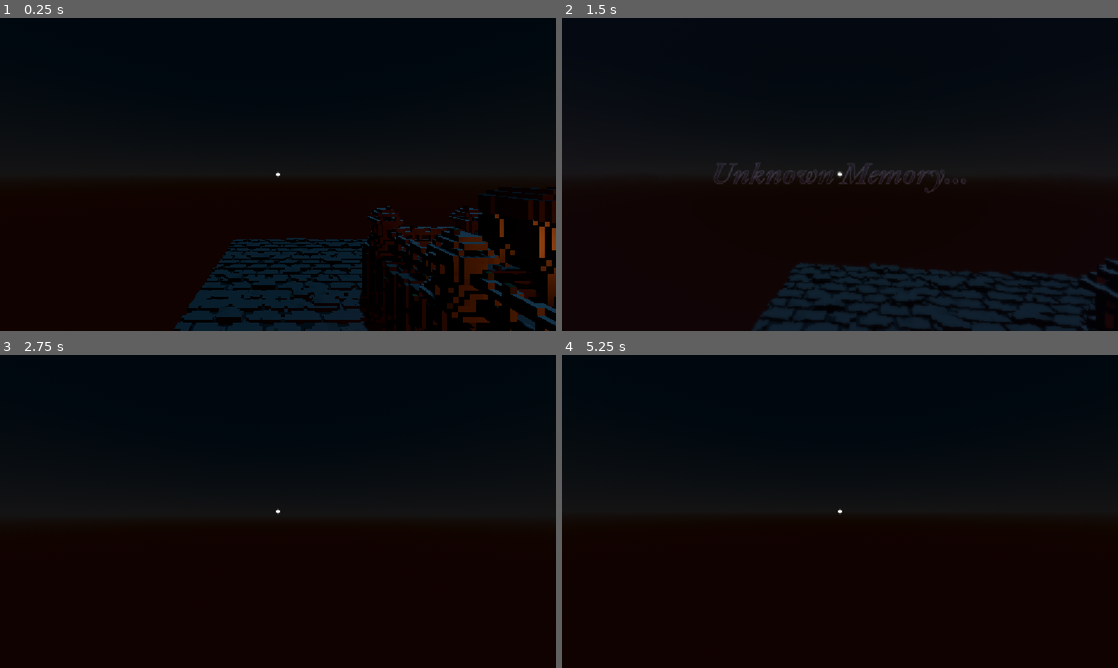
Above: before the commit, frames 1-4 (two rows, left to right).
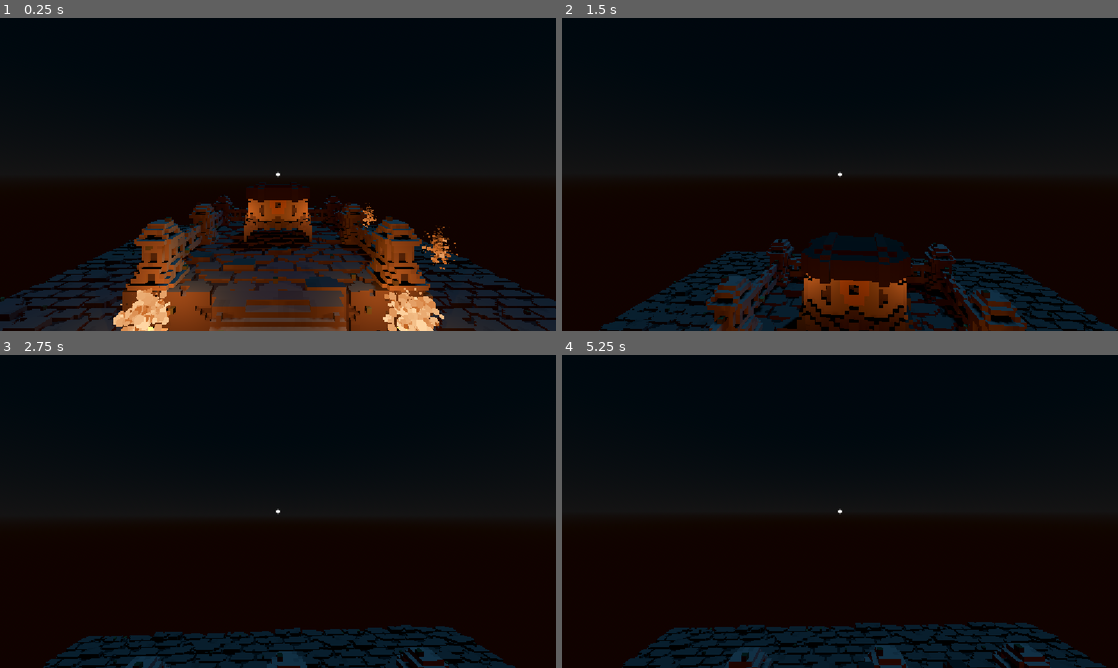
Above: after the commit, the same moments.

Repository: Josephblt/the-loop
Game: Godot game, scene res://game/rooms/memory_room.tscn
Two runs of this game, one before a commit and one after it. Both use one fixed random seed, a clock stepped at 60 frames per second and the inputs below. This scene is started directly instead of the project's main scene.
Inputs (mouse positions are in pixels of both pictures, inside the frame that each line leads up to):
- Up to frame 1 (0.25 s): no input
- Up to frame 2 (1.5 s): move the mouse to (867, 174) at 0.52 s; hold Shift (Walk) 0.53-1.28 s; hold W (Forward) from 0.53 s (still down); click (867, 174) at 0.6 s; tap Space (Jump) at 0.77 s; move the mouse to (812, 174) at 1.27 s; tap Shift (Walk) at 1.35 s
- Up to frame 3 (2.75 s): keep holding W (Forward); tap Space (Jump) at 1.52 s; click (250, 511) at 1.55 s; move the mouse to (289, 505) at 2.02 s; hold Shift (Walk) from 2.03 s (still down); click (289, 505) at 2.1 s
- Up to frame 4 (5.25 s): keep holding W (Forward); tap Enter at 2.75 s; move the mouse to (834, 517) at 2.77 s; release Shift (Walk) at 2.78 s; tap Shift (Walk) at 2.85, 4.35 s; tap Space (Jump) at 3.02, 3.77, 4.52 s; click (834, 517) at 3.05 s; move the mouse to (878, 514) at 3.52 s; hold Shift (Walk) 3.53-4.28 s; click (878, 514) at 3.6 s; move the mouse to (795, 508) at 4.27 s; click (795, 508) at 4.55 s; move the mouse to (845, 511) at 5.02 s; hold Shift (Walk) from 5.03 s (still down); click (845, 511) at 5.1 s

The runs differ from the first frame. In frame 1, 25% of the frame differs, in the area x 0-100%, y 52-100%; in frame 2, 13%; in frame 3, 5.9%; in frame 4, 6.8%.

Commit message:
Enhance player controls and interaction system; update fire and memory reveal properties

Diff:
--- a/src/game/level/props/fire.tscn
+++ b/src/game/level/props/fire.tscn
@@ -56,16 +56,19 @@
 [node name="Light" type="OmniLight3D" parent="." unique_id=1664883696]
 layers = 1023
 light_color = Color(0.7882353, 0.40392157, 0.14117648, 1)
-light_energy = 2.0
+light_energy = 2.0912075
 light_specular = 5.0
 light_cull_mask = 4294967291
 shadow_enabled = true
 shadow_opacity = 0.35
 shadow_blur = 5.0
 shadow_caster_mask = 4294967291
-omni_range = 15.0
+omni_range = 15.136811
 omni_attenuation = 2.0
 script = ExtResource("3_fire_light")
+energy_variation = 0.5
+range_variation = 0.1
+flicker_speed = 5.0
 
 [node name="AudioStreamPlayer3D" type="AudioStreamPlayer3D" parent="." unique_id=502506527]
 stream = ExtResource("2_83v8r")
--- a/src/game/rooms/memory_room.tscn
+++ b/src/game/rooms/memory_room.tscn
@@ -30,6 +30,7 @@
 
 [node name="MemoryRoom" type="Node3D" unique_id=752731590]
 script = ExtResource("1_sc13g")
+editor_player = ExtResource("13_n4fvx")
 
 [node name="WorldEnvironment" type="WorldEnvironment" parent="." unique_id=1308557487]
 environment = SubResource("Environment_6h58r")
@@ -115,7 +116,6 @@
 [node name="MemoryReveal" parent="." unique_id=1492686143 instance=ExtResource("14_memory_reveal")]
 unique_name_in_owner = true
 
-[node name="Player" parent="." unique_id=282310942 instance=ExtResource("13_n4fvx")]
-transform = Transform3D(1, 0, 0, 0, 1, 0, 0, 0, 1, -6.1, 0, 3.8)
-
 [connection signal="interaction_triggered" from="Memory/Chest" to="." method="_on_chest_interaction_triggered"]
+[connection signal="dismissed" from="MemoryReveal" to="." method="_on_memory_reveal_dismissed"]
+[connection signal="revealed" from="MemoryReveal" to="." method="_on_memory_reveal_revealed"]
--- a/src/game/ui/memory_reveal.tscn
+++ b/src/game/ui/memory_reveal.tscn
@@ -31,6 +31,18 @@
 "update": 0,
 "values": [0.0]
 }
+tracks/2/type = "value"
+tracks/2/imported = false
+tracks/2/enabled = true
+tracks/2/path = NodePath(".:visible")
+tracks/2/interp = 1
+tracks/2/loop_wrap = true
+tracks/2/keys = {
+"times": PackedFloat32Array(0),
+"transitions": PackedFloat32Array(1),
+"update": 1,
+"values": [false]
+}
 
 [sub_resource type="Animation" id="Animation_hide"]
 resource_name = "hide"
@@ -57,6 +69,18 @@
 "transitions": PackedFloat32Array(1, 1),
 "update": 0,
 "values": [1.0, 0.0]
+}
+tracks/2/type = "value"
+tracks/2/imported = false
+tracks/2/enabled = true
+tracks/2/path = NodePath(".:visible")
+tracks/2/interp = 1
+tracks/2/loop_wrap = true
+tracks/2/keys = {
+"times": PackedFloat32Array(1),
+"transitions": PackedFloat32Array(1),
+"update": 1,
+"values": [false]
 }
 
 [sub_resource type="Animation" id="Animation_show"]
@@ -85,6 +109,18 @@
 "update": 0,
 "values": [0.0, 1.0]
 }
+tracks/2/type = "value"
+tracks/2/imported = false
+tracks/2/enabled = true
+tracks/2/path = NodePath(".:visible")
+tracks/2/interp = 1
+tracks/2/loop_wrap = true
+tracks/2/keys = {
+"times": PackedFloat32Array(0),
+"transitions": PackedFloat32Array(1),
+"update": 1,
+"values": [true]
+}
 
 [sub_resource type="AnimationLibrary" id="AnimationLibrary_memory_reveal"]
 _data = {
@@ -94,6 +130,7 @@
 }
 
 [node name="MemoryReveal" type="CanvasLayer" unique_id=1991501411]
+visible = false
 script = ExtResource("1_script")
 
 [node name="DreamVeil" type="ColorRect" parent="." unique_id=1346875019]
@@ -138,5 +175,3 @@
 [node name="AnimationPlayer" type="AnimationPlayer" parent="." unique_id=605660109]
 unique_name_in_owner = true
 libraries/ = SubResource("AnimationLibrary_memory_reveal")
-
-[connection signal="animation_finished" from="AnimationPlayer" to="." method="_on_animations_animation_finished"]
--- a/src/scripts/game/actors/player/player.gd
+++ b/src/scripts/game/actors/player/player.gd
@@ -10,18 +10,22 @@
 @onready var camera: Camera3D = %Camera3D
 @onready var raycast: RayCast3D = %RayCast3D
 
-var look_x: float = 0.0
-var look_y: float = 0.0
-var speed: float = RUN_SPEED
-var active_interactable: Interactable
+var _active_interactable: Interactable
+var _controls_locked: bool = false
+var _look_x: float = 0.0
+var _look_y: float = 0.0
+var _speed: float = RUN_SPEED
 
 
 func _ready() -> void:
 	Input.mouse_mode = Input.MOUSE_MODE_CAPTURED
-	look_y = rotation_degrees.y
+	_look_y = rotation_degrees.y
 
 
 func _physics_process(_delta: float) -> void:
+	if _controls_locked:
+		return
+
 	_handle_movement()
 	_handle_gravity(_delta)
 
@@ -29,6 +33,9 @@
 
 
 func _input(event):
+	if _controls_locked:
+		return
+
 	if event is InputEventMouseMotion:
 		_handle_look(event.relative)
 
@@ -48,9 +55,9 @@
 
 func _handle_speed():
 	if Input.is_action_pressed("Walk"):
-		speed = WALK_SPEED
+		_speed = WALK_SPEED
 	if Input.is_action_just_released("Walk"):
-		speed = RUN_SPEED
+		_speed = RUN_SPEED
 
 
 func _handle_movement():
@@ -59,19 +66,19 @@
 
 		var direction: Vector3 = (transform.basis * Vector3(-input_dir.y, 0, input_dir.x)).normalized()
 		if direction:
-			velocity.x = direction.x * speed
-			velocity.z = direction.z * speed
+			velocity.x = direction.x * _speed
+			velocity.z = direction.z * _speed
 		else:
-			velocity.x = move_toward(velocity.x, 0, speed)
-			velocity.z = move_toward(velocity.z, 0, speed)
+			velocity.x = move_toward(velocity.x, 0, _speed)
+			velocity.z = move_toward(velocity.z, 0, _speed)
 
 
 func _handle_look(motion: Vector2):
-	look_y -= motion.x * SENSITIVITY
-	look_x -= motion.y * SENSITIVITY
-	look_x = clamp(look_x, -80, 80)
-	rotation_degrees.y = look_y
-	camera.rotation_degrees.x = look_x
+	_look_y -= motion.x * SENSITIVITY
+	_look_x -= motion.y * SENSITIVITY
+	_look_x = clamp(_look_x, -80, 80)
+	rotation_degrees.y = _look_y
+	camera.rotation_degrees.x = _look_x
 
 
 func _handle_interactables():
@@ -80,15 +87,23 @@
 		collider = raycast.get_collider()
 
 	if collider is Interactable:
-		if collider != active_interactable:
-			if active_interactable:
-				active_interactable.disable_interaction()
-			active_interactable = collider as Interactable
-			active_interactable.enable_interaction()
+		if collider != _active_interactable:
+			if _active_interactable:
+				_active_interactable.disable_interaction()
+			_active_interactable = collider as Interactable
+			_active_interactable.enable_interaction()
 	else:
-		if active_interactable:
-			active_interactable.disable_interaction()
-			active_interactable = null
+		if _active_interactable:
+			_active_interactable.disable_interaction()
+			_active_interactable = null
 
-	if Input.is_action_just_pressed("Interact") and active_interactable:
-		active_interactable.trigger_interaction()
+	if Input.is_action_just_pressed("Interact") and _active_interactable:
+		_active_interactable.trigger_interaction()
+
+
+func pause_controls():
+	_controls_locked = true
+
+
+func resume_controls():
+	_controls_locked = false
--- a/src/scripts/game/interactables/chest.gd
+++ b/src/scripts/game/interactables/chest.gd
@@ -8,3 +8,4 @@
 func _interact() -> void:
 	chest_animation_player.play("open")
 	await chest_animation_player.animation_finished
+	_interaction_performed.emit()
--- a/src/scripts/game/interactables/interactable.gd
+++ b/src/scripts/game/interactables/interactable.gd
@@ -6,6 +6,7 @@
 signal interaction_enabled()
 signal interaction_disabled()
 signal interaction_triggered()
+signal _interaction_performed()
 
 
 const OUTLINE_LAYER: int = 2
@@ -58,4 +59,5 @@
 		_is_interactable = false
 
 	_interact()
+	await _interaction_performed
 	interaction_triggered.emit()
--- a/src/scripts/game/rooms/memory_room.gd
+++ b/src/scripts/game/rooms/memory_room.gd
@@ -2,20 +2,22 @@
 class_name MemoryRoom
 extends Node3D
 
-
 @export var editor_seed: int = 0
+@export var editor_player: PackedScene
 @export_tool_button("Preview", "RandomNumberGenerator") var preview_action = _preview
 @export_tool_button("Reset", "Clear") var clear_action = _reset
 
 @onready var chest: Chest = %Chest
 @onready var memory_reveal: MemoryReveal = %MemoryReveal
 
+var _player: Player
 var _memory: Memory
 var _randomizer: RandomNumberGenerator
 var _session_seed: int
 
 
-func _init(random_seed: int = editor_seed, memory: Memory = Memory.new("Unknown Memory...")) -> void:
+func _init(random_seed: int = editor_seed, player: Player = null, memory: Memory = Memory.new("Unknown Memory...")) -> void:
+	_player = player
 	_memory = memory
 	_session_seed = random_seed
 
@@ -26,6 +28,15 @@
 		_randomize()
 	else:
 		_reset(editor_seed)
+
+	if !_player:
+		_instantiate_player()
+
+
+func _instantiate_player() -> void:
+	_player = editor_player.instantiate() as Player
+	_player.position = Vector3(0.0, 0.0, 7.4)
+	add_child(_player)
 
 
 func _randomize():
@@ -49,9 +60,13 @@
 		return
 
 
-func _present_memory() -> void:
+func _on_chest_interaction_triggered() -> void:
 	memory_reveal.reveal(_memory._description)
 
 
-func _on_chest_interaction_triggered() -> void:
-	_present_memory()
+func _on_memory_reveal_dismissed() -> void:
+	_player.resume_controls()
+
+
+func _on_memory_reveal_revealed() -> void:
+	_player.pause_controls()
--- a/src/scripts/game/ui/memory_reveal.gd
+++ b/src/scripts/game/ui/memory_reveal.gd
@@ -2,32 +2,30 @@
 extends CanvasLayer
 
 
+signal revealed()
 signal dismissed()
 
 
 @onready var memory_label: Label = %MemoryLabel
-@onready var animations: AnimationPlayer = %AnimationPlayer
+@onready var animation_player: AnimationPlayer = %AnimationPlayer
 
+var _visible: bool = false
 
 func _process(_delta: float) -> void:
-	if animations.current_animation != "show" and Input.is_action_just_pressed("Interact"):
-		dismiss()
+	if _visible and Input.is_action_just_pressed("Interact"):
+		_dismiss()
 
 
 func reveal(memory_text: String) -> void:
 	memory_label.text = memory_text
-	show()
-	animations.play("show")
+	revealed.emit()
+	animation_player.play("show")
+	await animation_player.animation_finished
+	_visible = true
 
 
-func dismiss() -> void:
-	if not visible or animations.current_animation == "hide":
-		return
-
-	animations.play("hide")
-
-
-func _on_animations_animation_finished(animation_name: StringName) -> void:
-	if animation_name == "hide":
-		hide()
-		dismissed.emit()
+func _dismiss() -> void:
+	_visible = false
+	animation_player.play("hide")
+	await animation_player.animation_finished
+	dismissed.emit()
